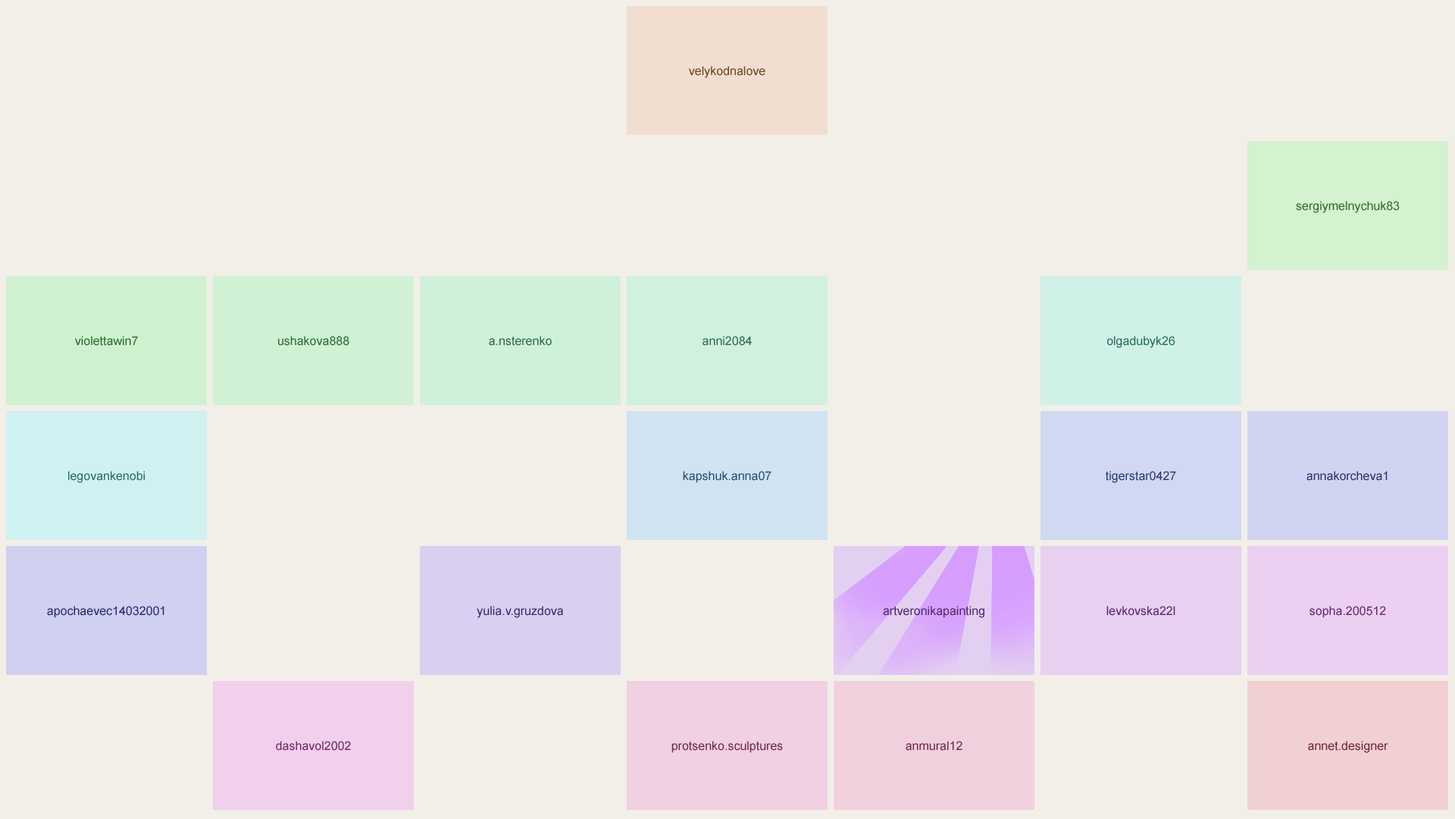
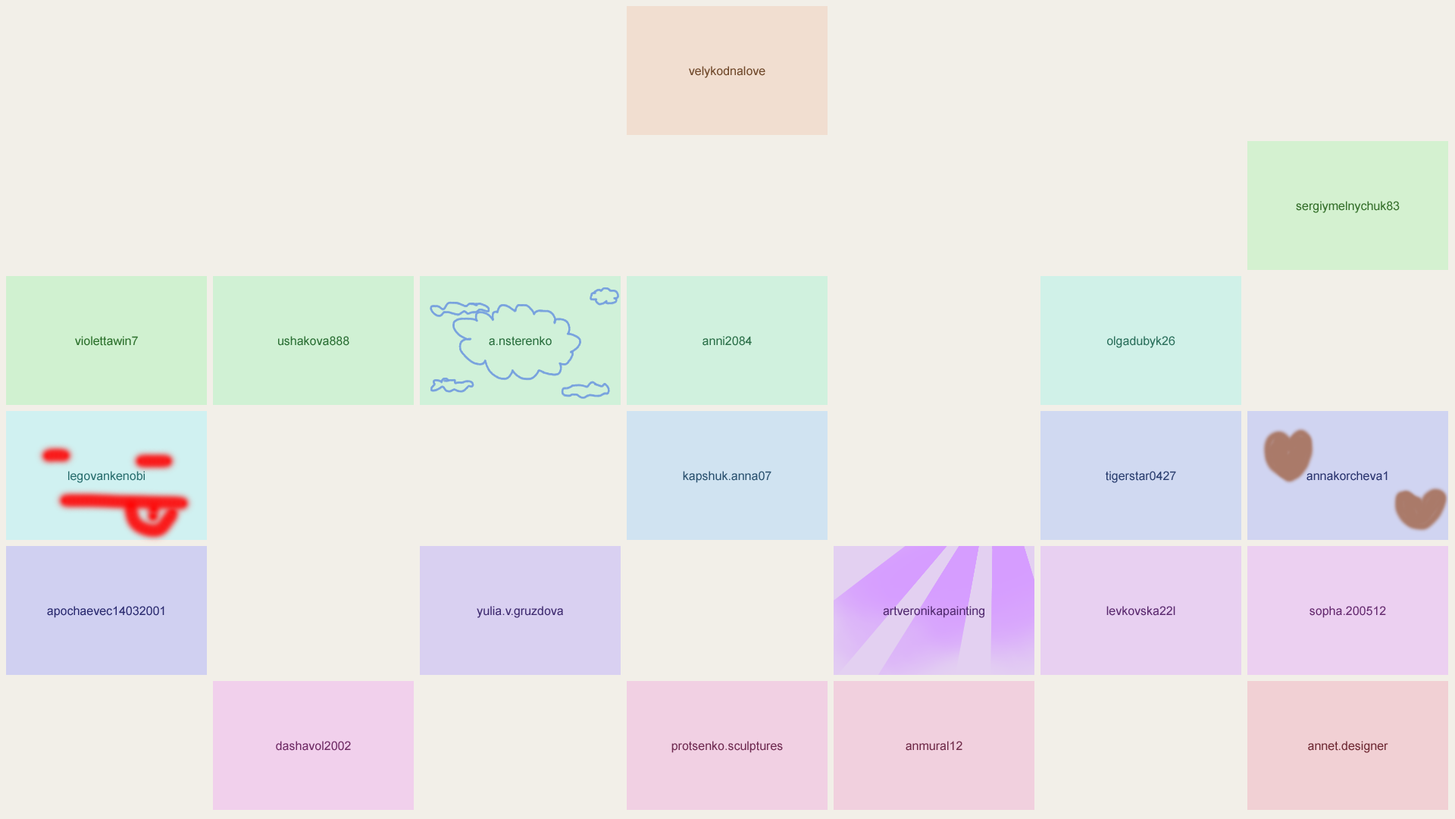
Before/after of a 1455px x 819px layered artwork. What changed in the layer stack:
painted on "annakorcheva1.png" over [1261, 426, 1449, 533]
painted on "legovankenobi.png" over [35, 441, 195, 544]
painted on "a.nsterenko.png" over [429, 286, 620, 399]
